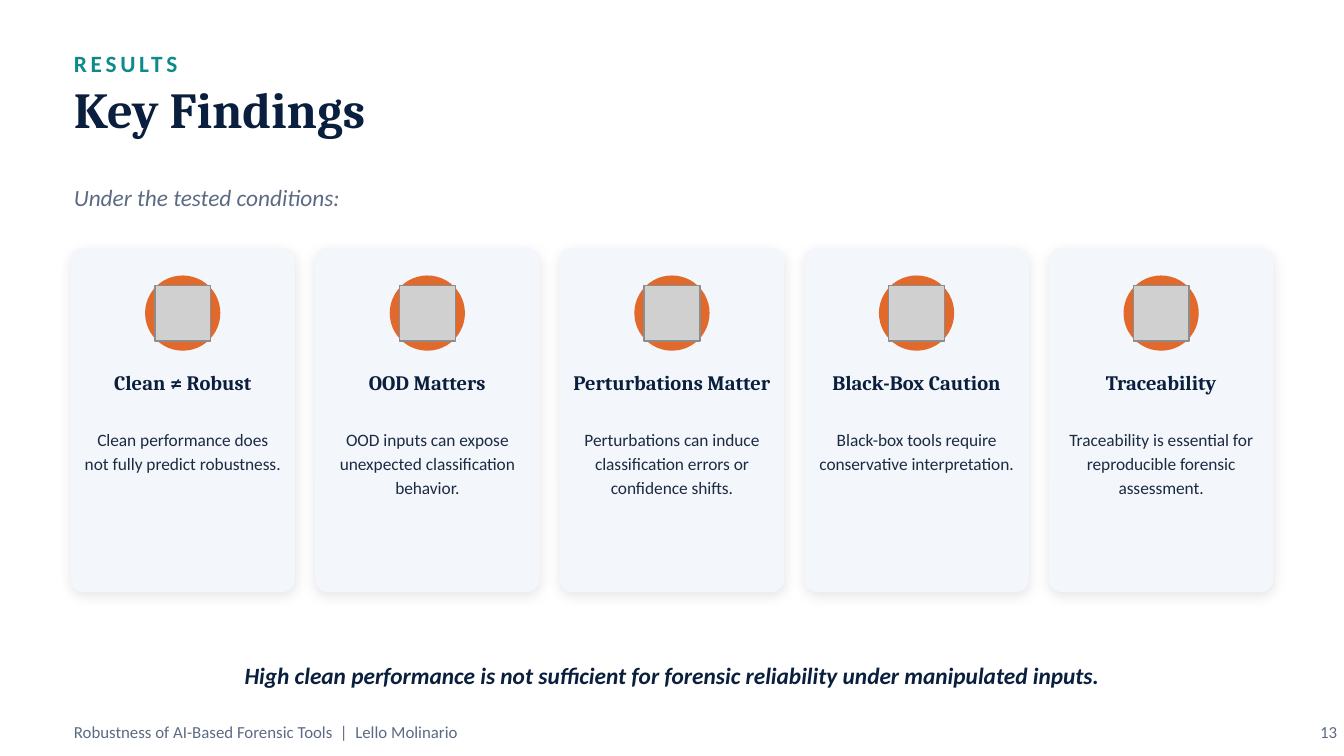
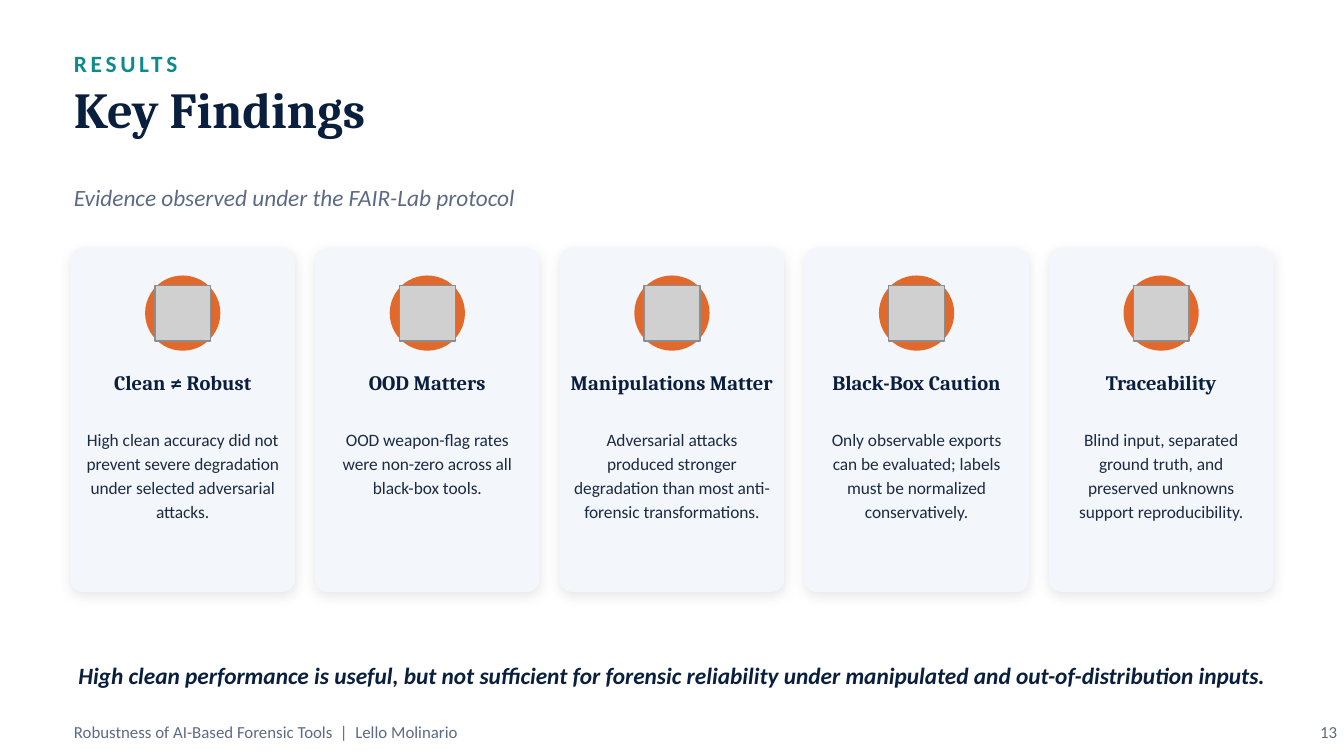
Before and after one commit to lmolinario/msc-thesis-ai-robustness-in-digital-forensics, a slide deck: slide 13 of docs/slides/Molinario_Thesis_Defense.pptx. Drawn at 1344x756 pixels with LibreOffice and Linux fonts; fonts in the diff are those of the drawing; grey boxes stand for pictures. Boxes give left, top, right and bottom in pixels: in the first picture for what was removed or moved away, otherwise in the second. Text is boxed around its words. In the diff, an @@ line names an element or a change of style, - is before the commit and + after.

Commit message:
add slides

```diff
--- a/docs/slides/Molinario_Thesis_Defense.pptx
+++ b/docs/slides/Molinario_Thesis_Defense.pptx
@@ text at (x1=74, y1=190, x2=514, y2=210): text changed @@
-Under the tested conditions:
+Evidence observed under the FAIR-Lab protocol
@@ text at (x1=571, y1=375, x2=773, y2=395): text changed @@
-Perturbations Matter
+Manipulations Matter
@@ text at (x1=87, y1=434, x2=279, y2=518): text changed @@
-Clean performance does not fully predict robustness.
+High clean accuracy did not prevent severe degradation under selected adversarial attacks.
@@ text at (x1=343, y1=434, x2=512, y2=494): text changed @@
-OOD inputs can expose unexpected classification behavior.
+OOD weapon-flag rates were non-zero across all black-box tools.
@@ text at (x1=574, y1=434, x2=770, y2=518): text changed @@
-Perturbations can induce classification errors or confidence shifts.
+Adversarial attacks produced stronger degradation than most anti-forensic transformations.
@@ text at (x1=832, y1=434, x2=1001, y2=521): text changed @@
-Black-box tools require conservative interpretation.
+Only observable exports can be evaluated; labels must be normalized conservatively.
@@ text at (x1=1079, y1=434, x2=1243, y2=521): text changed @@
-Traceability is essential for reproducible forensic assessment.
+Blind input, separated ground truth, and preserved unknowns support reproducibility.
@@ text at (x1=78, y1=667, x2=1265, y2=688): text changed @@
-High clean performance is not sufficient for forensic reliability under manipulated inputs.
+High clean performance is useful, but not sufficient for forensic reliability under manipulated and out-of-distribution inputs.
```
Also in this commit, not shown: 4 other slides changed.
